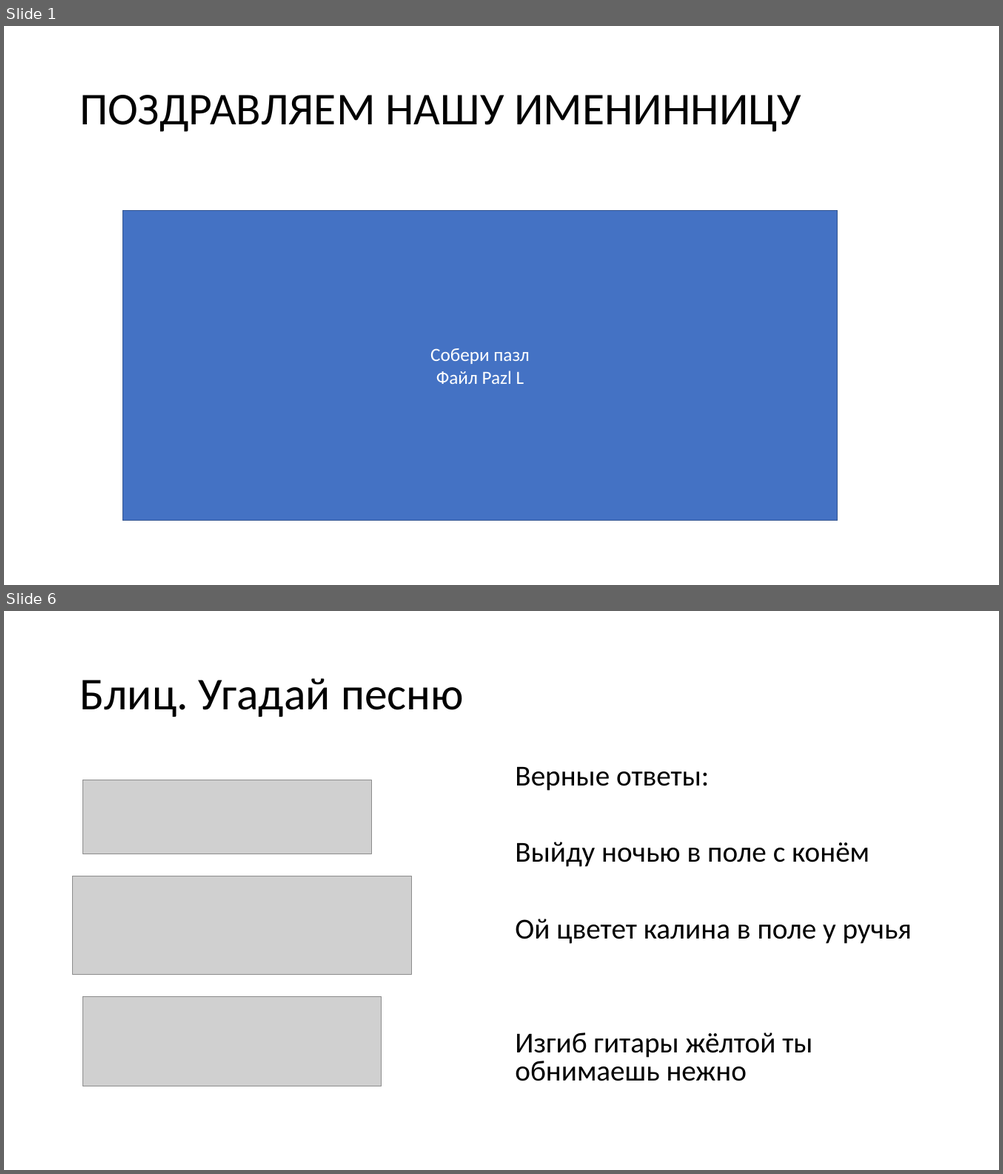
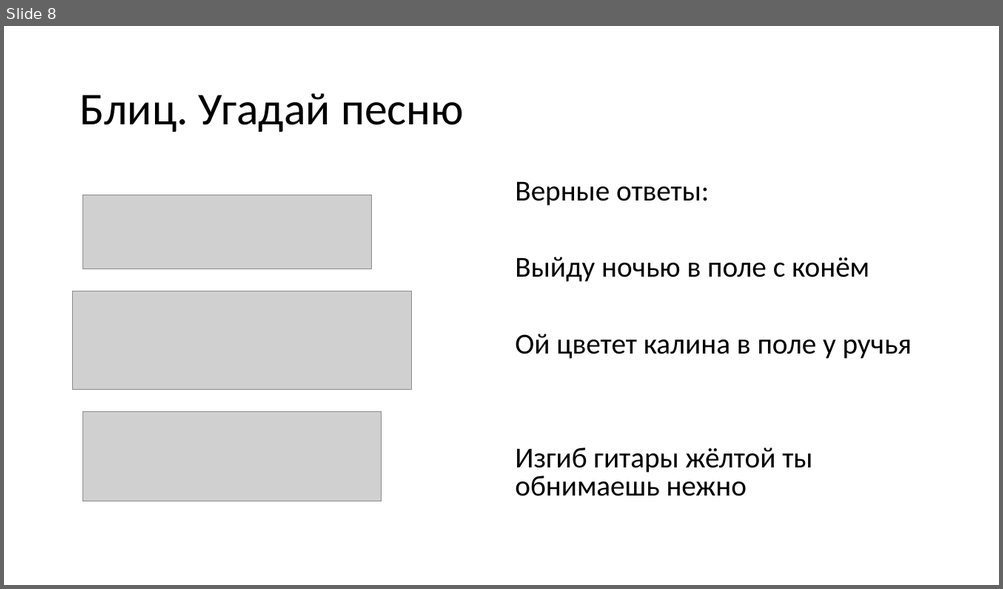
Before and after one commit to vvaassiihhaa/masha, a slide deck: КВЕСТ/Kvest 0504.pptx. Shown one above the other, each under a label of ours: slides 1 and 6 before the commit, slide 8 after it; the slides between them are not shown. The pictures are 1003x1174 and 1003x589 pixels, drawn with LibreOffice and Linux fonts; fonts in the diff are those of the drawing; grey boxes stand for pictures. Boxes give left, top, right and bottom in pixels: in the first picture for what was removed or moved away, otherwise in the second. Text is boxed around its words. In the diff, an @@ line names an element or a change of style, - is before the commit and + after.

```diff
--- a/КВЕСТ/Kvest 0504.pptx
+++ b/КВЕСТ/Kvest 0504.pptx
@@ slide 1 removed at bbox=[4, 26, 999, 585], background #FFFFFF @@
@@ title removed at bbox=[79, 95, 801, 132] @@
-ПОЗДРАВЛЯЕМ НАШУ ИМЕНИННИЦУ
@@ rectangle removed at bbox=[122, 211, 836, 521] @@
-Собери пазл
-Файл Pazl L
@@ what was slide 6 is now slide 8 @@
```
Also in this commit, not shown: 4 slides changed, 5 slides added, 2 other slides removed, 1 other file.
